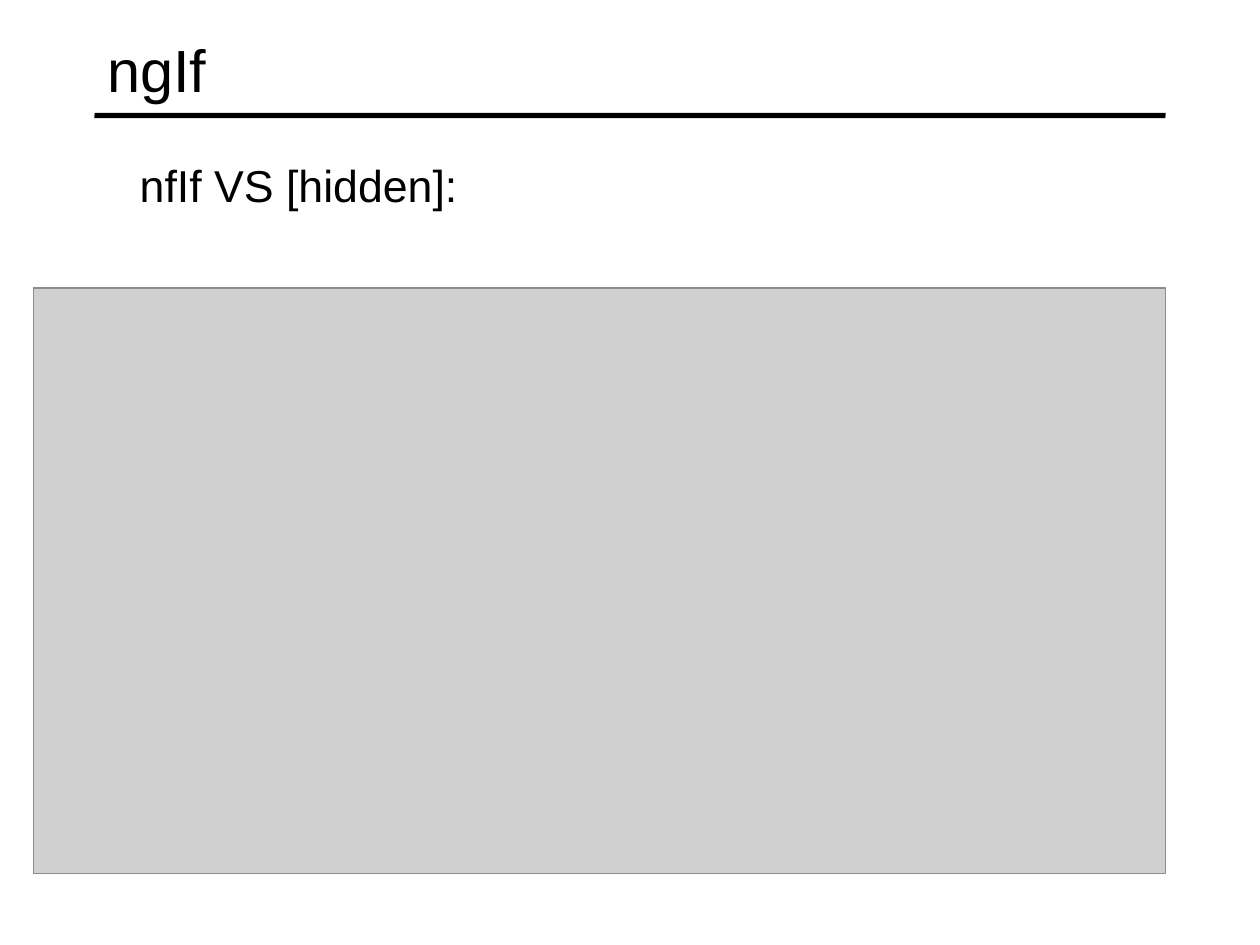
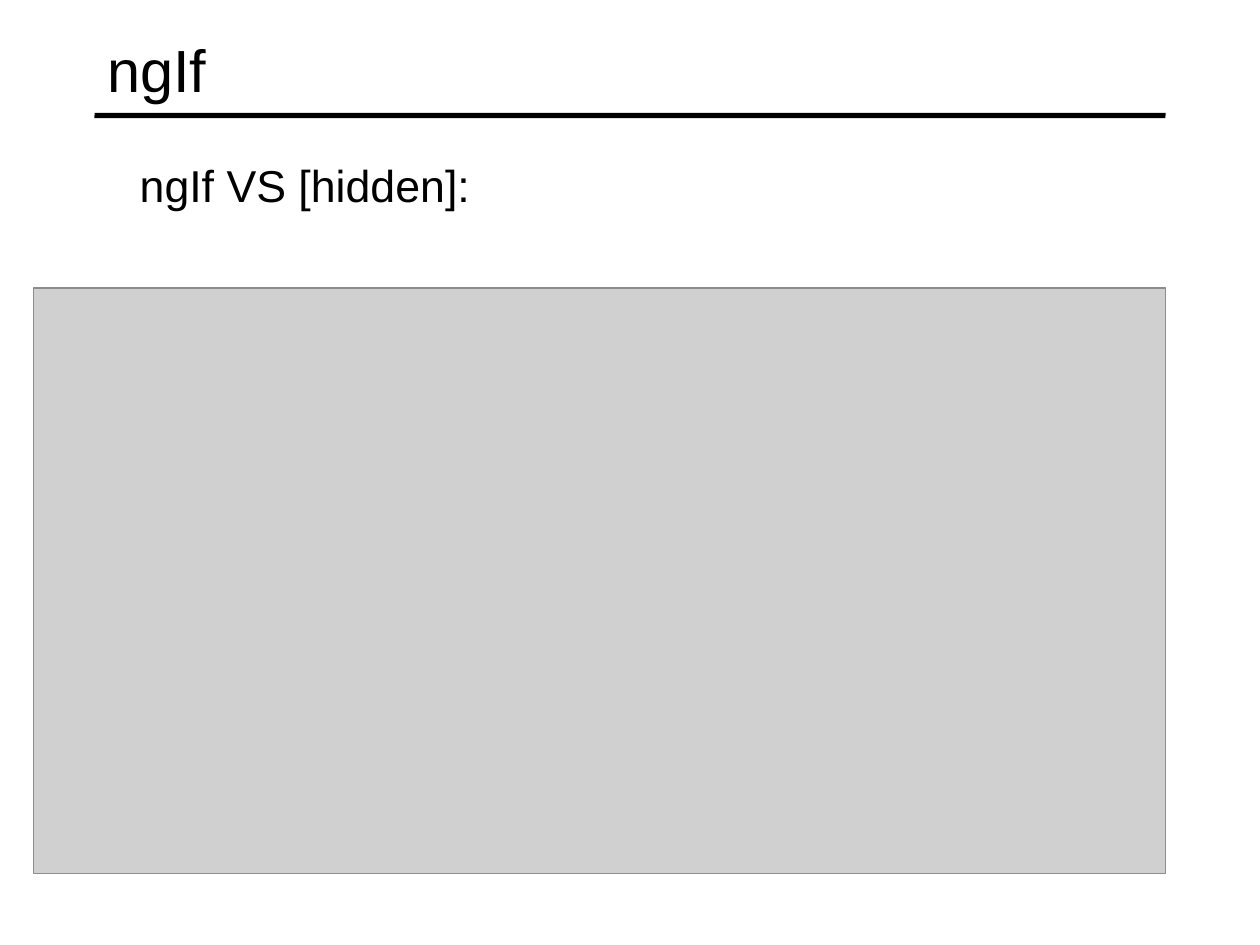
Before and after one commit to specter01wj/Jago_Link_Training, a slide deck: slide 6 of Angular/Angular7/Angular Advanced Course/Essentials/4.Directives/L4_Directives.ppt. Drawn at 1260x945 pixels with LibreOffice and Linux fonts; fonts in the diff are those of the drawing; grey boxes stand for pictures. Boxes give left, top, right and bottom in pixels: in the first picture for what was removed or moved away, otherwise in the second. Text is boxed around its words. In the diff, an @@ line names an element or a change of style, - is before the commit and + after.

```diff
--- a/Angular/Angular7/Angular Advanced Course/Essentials/4.Directives/L4_Directives.ppt
+++ b/Angular/Angular7/Angular Advanced Course/Essentials/4.Directives/L4_Directives.ppt
@@ text at [140,169,469,211]: text changed @@
-  nfIf VS [hidden]:
+  ngIf VS [hidden]:
```
Also in this commit, not shown: 3 other files.
